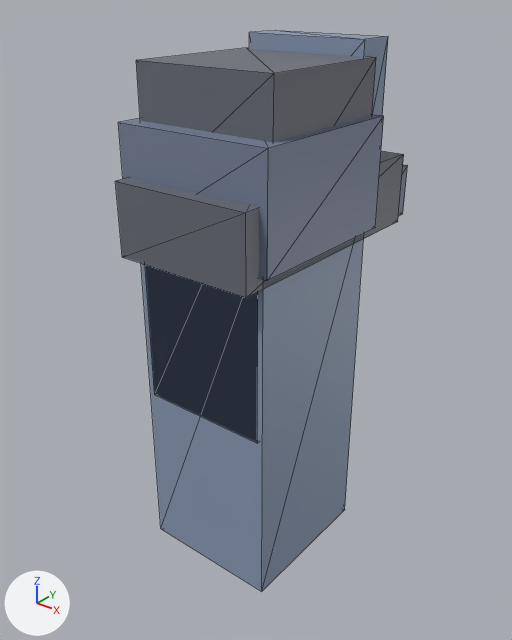
The glTF model scenes/mecha/parts/leg_left/tankmech_leg_left.glb, before and after one commit.
Both versions are drawn from a 50 mm lens placed at (1.374, -1.708, 0.418), pointed at (-0.039, 0.059, -0.677). Arrows for +X, +Y and +Z are at lower left; the lights stay in place. The first picture is the older version. Mesh edges are drawn as thin lines.

The first picture shows 'legL_foot', 'legL_foot_toe', 'legL_hip_cap', 'legL_knee', 'legL_knee_plate', 'legL_shin_upper', 'legL_thigh'.
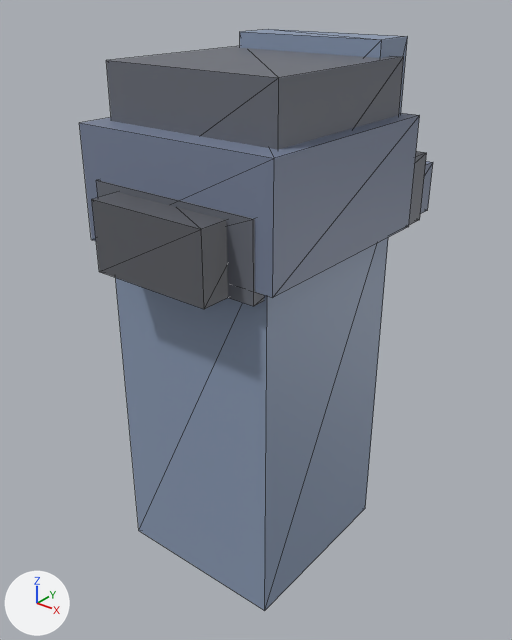
Location of each change, [x1, y1, x2, y2] in pixels of the pictures (512 x 640 px):
'legL_thigh', rescaled (22% wider)
    before: [141, 234, 364, 591]
    after: [115, 238, 388, 611]
'legL_hip_cap', rescaled (28% wider, 11% taller)
    before: [118, 115, 384, 281]
    after: [79, 113, 420, 298]
'legL_knee', rescaled (24% wider, 9% taller)
    before: [136, 48, 376, 143]
    after: [106, 46, 404, 150]
'legL_foot', rescaled (14% wider)
    before: [115, 151, 404, 298]
    after: [97, 151, 427, 306]
'legL_foot_heel', added
    after: [92, 192, 228, 309]
'legL_knee_plate', moved, rescaled (21% wider)
    before: [249, 30, 388, 116]
    after: [240, 29, 408, 113]
'legL_foot_toe', moved, rescaled
    before: [398, 165, 407, 216]
    after: [420, 161, 433, 214]
'legL_shin_upper', unchanged, covered by the edit
    before: [145, 265, 258, 442]

Diff of the bpy script that builds the scene:
```diff
--- a/scenes/mecha/parts/leg_left/tankmech_leg_left.glb.py
+++ b/scenes/mecha/parts/leg_left/tankmech_leg_left.glb.py
@@ mat_defaultmaterial_010 @@
+mat_defaultmaterial_010 = bpy.data.materials.new('DefaultMaterial.010')
+mat_defaultmaterial_010.use_nodes = True; mat_defaultmaterial_010.node_tree.nodes.clear()
+_N = mat_defaultmaterial_010.node_tree.nodes; _L = mat_defaultmaterial_010.node_tree.links
+n0 = _N.new('ShaderNodeOutputMaterial'); n0.name = 'Material Output'
+n1 = _N.new('ShaderNodeBsdfPrincipled'); n1.name = 'Principled BSDF'
+n2 = _N.new('ShaderNodeVertexColor'); n2.name = 'Color Attribute'
+_L.new(n1.outputs[0], n0.inputs[0])  # 'BSDF' to 'Surface'
+_L.new(n2.outputs[0], n1.inputs[0])  # 'Color' to 'Base Color'
@@ me_legl_hip_cap @@
-me_legl_hip_cap.from_pydata(...)  # 8 vertices, 12 faces; spans x -0.28..0.28, y -0.29..0.29, z -0.33..0.03
+me_legl_hip_cap.from_pydata(...)  # 8 vertices, 12 faces; spans x -0.36..0.36, y -0.37..0.37, z -0.33..0.03
+# me_legl_hip_cap part 1: the whole mesh is scaled about its middle by (1.29, 1.28, 1)
 me_legl_hip_cap.materials.append(mat_defaultmaterial)
@@ me_legl_thigh @@
-me_legl_thigh.from_pydata(...)  # 8 vertices, 12 faces; spans x -0.25..0.25, y -0.27..0.27, z -1.52..-0.22
+me_legl_thigh.from_pydata(...)  # 8 vertices, 12 faces; spans x -0.31..0.31, y -0.33..0.33, z -1.52..-0.22
+# me_legl_thigh part 2: the whole mesh is scaled about its middle by (1.24, 1.22, 1)
 me_legl_thigh.materials.append(mat_defaultmaterial_001)
@@ me_legl_knee @@
-me_legl_knee.from_pydata(...)  # 8 vertices, 12 faces; spans x -0.25..0.25, y -0.23..0.27, z -0.2..0.2
+me_legl_knee.from_pydata(...)  # 8 vertices, 12 faces; spans x -0.31..0.31, y -0.29..0.33, z -0.2..0.2
+# me_legl_knee part 3: the whole mesh is scaled about its middle by (1.24, 1.24, 1)
 me_legl_knee.materials.append(mat_defaultmaterial_002)
@@ me_legl_knee_plate @@
-me_legl_knee_plate.from_pydata(...)  # 8 vertices, 12 faces; spans x -0.22..0.22, y 0.25..0.39, z -0.25..0.25
+me_legl_knee_plate.from_pydata(...)  # 8 vertices, 12 faces; spans x -0.27..0.27, y 0.26..0.42, z -0.25..0.25
+# me_legl_knee_plate part 4: the whole mesh is scaled about its middle by (1.23, 1.14, 1), then moved by (0.0, 0.02, 0.0)
 me_legl_knee_plate.materials.append(mat_defaultmaterial_003)
@@ me_legl_foot @@
-me_legl_foot.from_pydata(...)  # 8 vertices, 12 faces; spans x -0.25..0.25, y -0.345..0.505, z -0.37..-0.13
+me_legl_foot.from_pydata(...)  # 8 vertices, 12 faces; spans x -0.3..0.3, y -0.375..0.575, z -0.37..-0.13
+# me_legl_foot part 5: the whole mesh is scaled about its middle by (1.2, 1.12, 1), then moved by (0.0, 0.02, 0.0)
 me_legl_foot.materials.append(mat_defaultmaterial_008)
@@ me_legl_foot_toe @@
-me_legl_foot_toe.from_pydata(...)  # 8 vertices, 12 faces; spans x -0.22..0.22, y 0.36..0.6, z -0.37..-0.19
+me_legl_foot_toe.from_pydata(...)  # 8 vertices, 12 faces; spans x -0.27..0.27, y 0.42..0.7, z -0.37..-0.19
+# me_legl_foot_toe part 6: the whole mesh is scaled about its middle by (1.23, 1.17, 1), then moved by (0.0, 0.08, 0.0)
 me_legl_foot_toe.materials.append(mat_defaultmaterial_009)
@@ ob_legl_foot_heel @@
+ob_legl_foot_heel = bpy.data.objects.new('legL_foot_heel', me_legl_foot_heel)  # a box spanning x -0.21..0.21, y -0.47..-0.25, z -0.37..-0.15
+ob_legl_foot_heel.location = (0.0, 0.0, 0.0)
```
